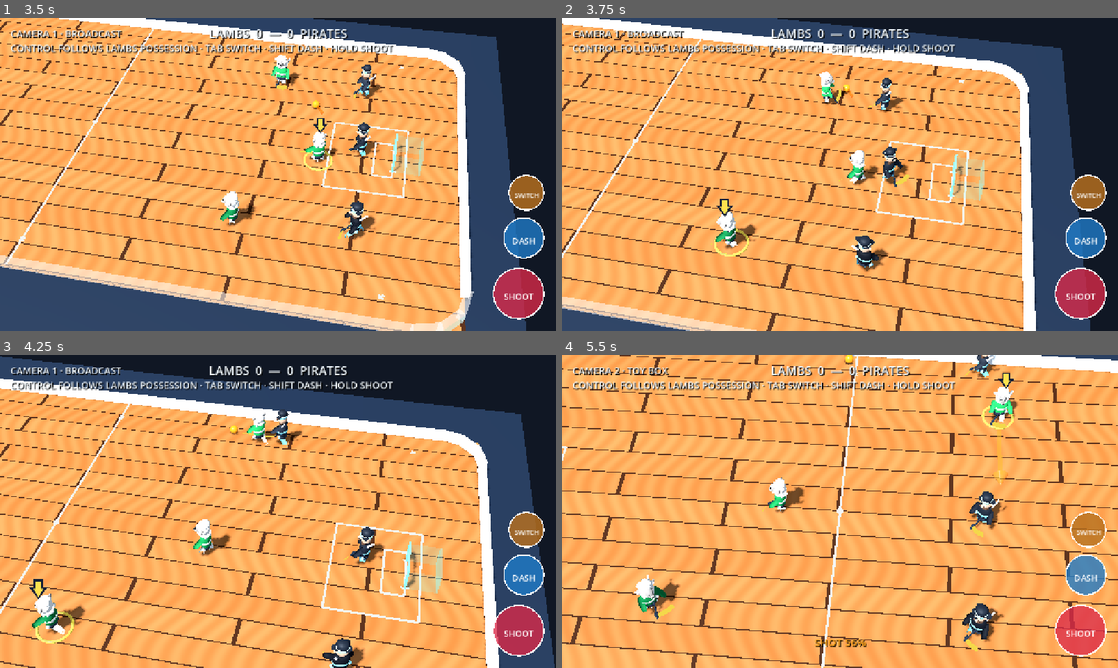
Above: before the commit, frames 1-4 (two rows, left to right).
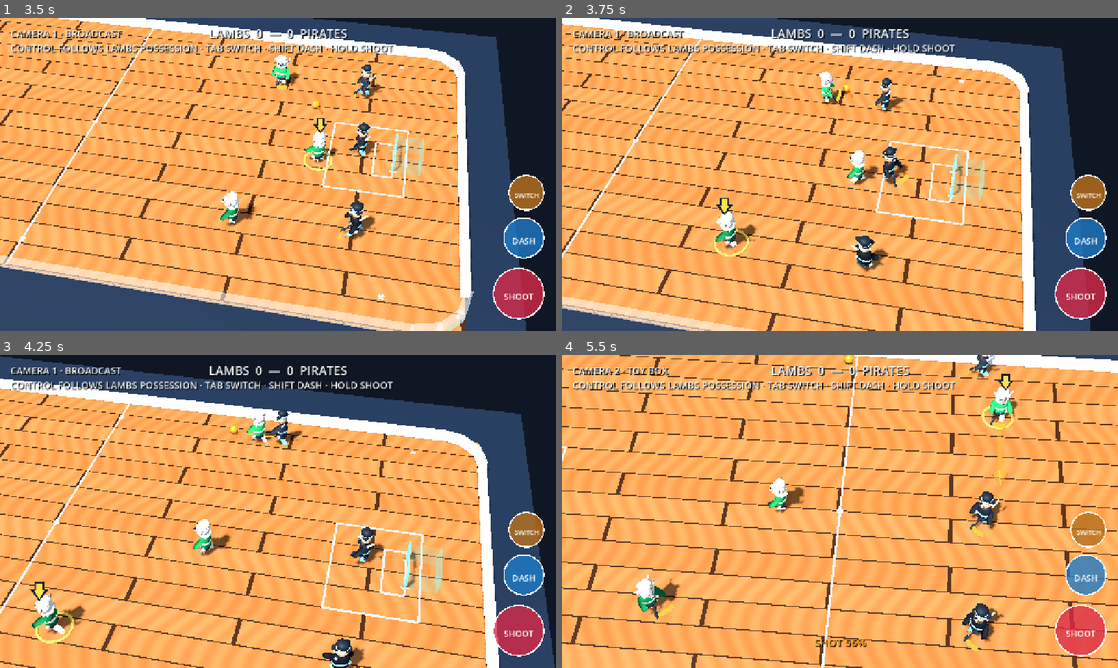
Above: after the commit, the same moments.

Repository: dylanwatsonsoftware/floorball-frenzy-3d
Game: Godot game, scene res://scenes/app/main.tscn
Two runs of this game, one before a commit and one after it. Both use one fixed random seed, a clock stepped at 60 frames per second and the inputs below.
Inputs (mouse positions are in pixels of both pictures, inside the frame that each line leads up to):
- Up to frame 1 (3.5 s): tap Enter at 0.5 s; move the mouse to (400, 158) at 0.52 s; hold D (move_right) 0.53-1.25 s; hold Space (shoot) 0.53-1.25 s; tap Shift (dash) at 0.6, 2.1 s; click (400, 158) at 0.67 s; drag from (166, 190) to (250, 237) at 1.27 s; move the mouse to (333, 105) at 2.02 s; hold D (move_right) 2.03-2.75 s; hold Space (shoot) 2.03-2.75 s; drag from (250, 237) to (111, 127) at 2.77 s
- Up to frame 2 (3.75 s): move the mouse to (1006, 221) at 3.52 s; hold A (move_left) from 3.53 s (still down); hold Space (shoot) from 3.53 s (still down); tap Backspace (switch_player) at 3.6 s
- Up to frame 3 (4.25 s): keep holding A (move_left); keep holding Space (shoot)
- Up to frame 4 (5.5 s): release A (move_left) at 4.25 s; release Space (shoot) at 4.25 s; drag from (673, 464) to (756, 433) at 4.27 s; move the mouse to (867, 511) at 5.02 s; hold S (move_down) from 5.03 s (still down); hold Space (shoot) from 5.03 s (still down); tap 2 at 5.1 s; click (867, 511) at 5.17 s

Frame 1 is identical in both runs. In frame 2, less than 0.1% of the frame differs, in the area x 27-31%, y 57-64%; in frame 3, less than 0.1%, in the area x 5-9%, y 71-79%; in frame 4, less than 0.1%.
Error before the commit: Cannot call method 'call' on a null value. (res://scripts/gameplay/ball_controller.gd:169)
Error after the commit: Cannot call method 'call' on a null value. (res://scripts/gameplay/ball_controller.gd:176)

Commit message:
fix: make every pirate carrier shoot at goal

Diff:
--- a/scripts/gameplay/ball_controller.gd
+++ b/scripts/gameplay/ball_controller.gd
@@ -28,6 +28,9 @@
 const STEAL_FEEDBACK_SECONDS := 0.38
 const STEAL_COLOR := Color("7dff6a")
 const BLUE_STEAL_COLOR := Color("58a8ff")
+const AI_GOAL := Vector2(-16.5, 0.0)
+const AI_SHOOT_DISTANCE := 16.0
+const AI_SHOT_CHARGE_SECONDS := 0.55
 
 var ball_velocity := Vector3.ZERO
 var _charge_seconds := 0.0
@@ -49,6 +52,8 @@
 var _steal_feedback_remaining := 0.0
 var _control_owner := -1
 var _ai_possession_seconds := 0.0
+var _ai_shot_seconds := 0.0
+var _ai_shot_actor: CharacterBody3D
 var _pass_index := 0
 var _ai_pass_cooldown := 0.0
 var _aim_arrow_actor: CharacterBody3D
@@ -105,6 +110,7 @@
 		_cancel_active_charge(true)
 	_control_owner = -1
 	_ai_possession_seconds = 0.0
+	_reset_ai_shot()
 	var plan: Dictionary = BallSimulationScript.shot_plan(planar_direction, charge, inherited_velocity, one_touch, bolt)
 	ball_velocity = plan.velocity
 	_scoop_remaining = SCOOP_FEEDBACK_SECONDS if plan.is_scoop else 0.0
@@ -130,6 +136,7 @@
 	_scoop_remaining = 0.0
 	_control_owner = -1
 	_ai_possession_seconds = 0.0
+	_reset_ai_shot()
 	_ai_pass_cooldown = 0.0
 	_charge_cancelled_until_release = false
 	_clear_charge_feedback()
@@ -422,8 +429,13 @@
 	var carrier := _actor_for_controller(_control_owner)
 	if carrier == null or carrier.call("get_team") != &"blue":
 		_ai_possession_seconds = 0.0
+		_reset_ai_shot()
 		return
 	_ai_possession_seconds += delta
+	if _ai_carrier_should_shoot(carrier):
+		_update_ai_shot(carrier, delta)
+		return
+	_reset_ai_shot()
 	if _ai_possession_seconds < 0.75 or _ai_pass_cooldown > 0.0:
 		return
 	var teammates: Array = []
@@ -444,6 +456,38 @@
 	_ai_pass_cooldown = 0.8
 	_pass_index += 1
 	record_touch(&"blue")
+
+
+func _ai_carrier_should_shoot(carrier: CharacterBody3D) -> bool:
+	var carrier_position := Vector2(carrier.global_position.x, carrier.global_position.z)
+	return carrier_position.distance_to(AI_GOAL) <= AI_SHOOT_DISTANCE and global_position.y <= 0.7 and Vector2(ball_velocity.x, ball_velocity.z).length() <= 8.0
+
+
+func _update_ai_shot(carrier: CharacterBody3D, delta: float) -> void:
+	if _ai_shot_actor != carrier:
+		_reset_ai_shot()
+		_ai_shot_actor = carrier
+	_ai_shot_seconds += delta
+	var charge_ratio := clampf(_ai_shot_seconds / AI_SHOT_CHARGE_SECONDS, 0.0, 1.0)
+	carrier.call("set_shot_aim_locked", true)
+	carrier.call("set_stick_slap_angle", lerpf(-2.0, StickSlapScript.BACKSWING_ANGLE, charge_ratio * charge_ratio))
+	if _ai_shot_seconds < AI_SHOT_CHARGE_SECONDS:
+		return
+	var direction := (AI_GOAL - Vector2(global_position.x, global_position.z)).normalized()
+	carrier.call("set_stick_slap_angle", 0.0)
+	carrier.call("set_shot_aim_locked", false)
+	_ai_shot_actor = null
+	_ai_shot_seconds = 0.0
+	launch(direction, 0.72, carrier.velocity, false, &"blue")
+	_ai_pass_cooldown = 0.8
+
+
+func _reset_ai_shot() -> void:
+	if _ai_shot_actor != null:
+		_ai_shot_actor.call("set_stick_slap_angle", 0.0)
+		_ai_shot_actor.call("set_shot_aim_locked", false)
+	_ai_shot_actor = null
+	_ai_shot_seconds = 0.0
 
 
 func _record_body_touch(controller: int) -> void:
--- a/scripts/gameplay/opponent_controller.gd
+++ b/scripts/gameplay/opponent_controller.gd
@@ -8,16 +8,12 @@
 const SquadLogicScript = preload("res://scripts/simulation/squad_logic.gd")
 const RINK_HALF_LENGTH := 19.1
 const RINK_HALF_WIDTH := 9.1
-const SHOT_CHARGE_SECONDS := 0.55
-const SHOT_COOLDOWN_SECONDS := 0.8
 const DASH_STREAK_SECONDS := 0.18
 const PARRY_WINDOW_SECONDS := 0.15
 const OPENING_GRACE_SECONDS := 2.0
 const ACTIVE_PLAYER_GRACE_SECONDS := 0.5
 
 var _facing_direction := Vector3.LEFT
-var _shot_charge := 0.0
-var _shot_cooldown := 0.0
 var _ball: MeshInstance3D
 var _player: CharacterBody3D
 var _dash_cooldown := 0.0
@@ -50,14 +46,13 @@
 			_dash_streak.visible = false
 		return
 
-	_shot_cooldown = maxf(0.0, _shot_cooldown - delta)
 	_dash_cooldown = maxf(0.0, _dash_cooldown - delta)
 	_opening_grace_remaining = maxf(0.0, _opening_grace_remaining - delta)
 	if _player.velocity.length_squared() > 0.04:
 		_opening_grace_remaining = minf(_opening_grace_remaining, ACTIVE_PLAYER_GRACE_SECONDS)
 	_dash_streak_remaining = maxf(0.0, _dash_streak_remaining - delta)
 	_update_dash_streak()
-	var has_possession := _ball.has_method("is_controlled_by") and bool(_ball.call("is_controlled_by", &"blue"))
+	var has_possession := _ball.has_method("is_controlled_by_actor") and bool(_ball.call("is_controlled_by_actor", get_actor_id()))
 	var decision := SimpleAIScript.decide(
 		global_position,
 		_ball.global_position,
@@ -97,18 +92,6 @@
 		_facing_direction = Vector3(facing_planar.x, 0.0, facing_planar.y).normalized()
 		rotation.y = lerp_angle(rotation.y, atan2(_facing_direction.x, _facing_direction.z), minf(1.0, delta * 10.0))
 
-	_update_shot(decision, delta)
-
-
-func _update_shot(decision: Dictionary, delta: float) -> void:
-	if decision.wants_shot and _shot_cooldown <= 0.0:
-		_shot_charge += delta
-		if _shot_charge >= SHOT_CHARGE_SECONDS:
-			_ball.call("launch", decision.shot_direction, 0.72, Vector3.ZERO, false, &"blue")
-			_shot_charge = 0.0
-			_shot_cooldown = SHOT_COOLDOWN_SECONDS
-	else:
-		_shot_charge = 0.0
 
 
 func _resolve_player_contact() -> void:
@@ -150,8 +133,6 @@
 
 func reset_for_faceoff() -> void:
 	_opening_grace_remaining = OPENING_GRACE_SECONDS
-	_shot_charge = 0.0
-	_shot_cooldown = 0.0
 	_dash_streak_remaining = 0.0
 	_parry_window_remaining = 0.0
 	if _dash_streak != null:
--- /dev/null
+++ b/tests/ai_scoring_test.gd
@@ -0,0 +1,48 @@
+extends SceneTree
+
+
+func _init() -> void:
+	call_deferred("run_test")
+
+
+func run_test() -> void:
+	var scene := (load("res://scenes/app/main.tscn") as PackedScene).instantiate()
+	root.add_child(scene)
+	await process_frame
+	var arena := scene.get_node("Arena")
+	var ball := arena.get_node("Ball")
+	var carrier := arena.get_node("BlueTeammate2") as CharacterBody3D
+	for actor in arena.call("get_field_players"):
+		actor.set_physics_process(false)
+		if actor.call("get_team") == &"red":
+			actor.position = Vector3(8.0, 0.75, 7.0)
+	carrier.position = Vector3(-11.8, 0.75, 1.2)
+	carrier.velocity = Vector3.ZERO
+	var facing: Vector3 = carrier.call("get_facing_direction")
+	var right := Vector3(-facing.z, 0.0, facing.x)
+	ball.position = carrier.position + facing * 0.9 + right * 0.75 + Vector3(0.0, -0.53, 0.0)
+	ball.ball_velocity = Vector3.ZERO
+	var carrier_index: int = arena.call("get_field_players").find(carrier)
+	ball.set("_control_owner", carrier_index)
+	if not ball.call("is_controlled_by_actor", &"blue_2"):
+		fail("The scoring scenario must begin with a support Pirate carrying the ball; facing=%s ball=%s owner=%s" % [facing, ball.position, ball.call("get_control_owner_actor_id")])
+		return
+	var resting_angle: float = (carrier.get_node("StickRig") as Node3D).rotation.y
+	ball.call("_update_ai_pass", 0.35)
+	if is_equal_approx((carrier.get_node("StickRig") as Node3D).rotation.y, resting_angle):
+		fail("The actual Pirate carrier must visibly wind up a shot near goal")
+		return
+	ball.call("_update_ai_pass", 0.30)
+	if ball.call("get_control_owner_actor_id") != &"" or ball.ball_velocity.x >= -9.0:
+		fail("A support Pirate in scoring range must shoot toward the left goal; owner=%s velocity=%s" % [ball.call("get_control_owner_actor_id"), ball.ball_velocity])
+		return
+	if absf(ball.ball_velocity.z) > 5.0:
+		fail("The Pirate shot must target the goal mouth rather than dumping the ball sideways; velocity=%s" % ball.ball_velocity)
+		return
+	print("Every Pirate ball carrier can wind up and shoot at goal.")
+	quit(0)
+
+
+func fail(message: String) -> void:
+	push_error(message)
+	quit(1)
Not shown, added: tests/ai_scoring_test.gd.uid
